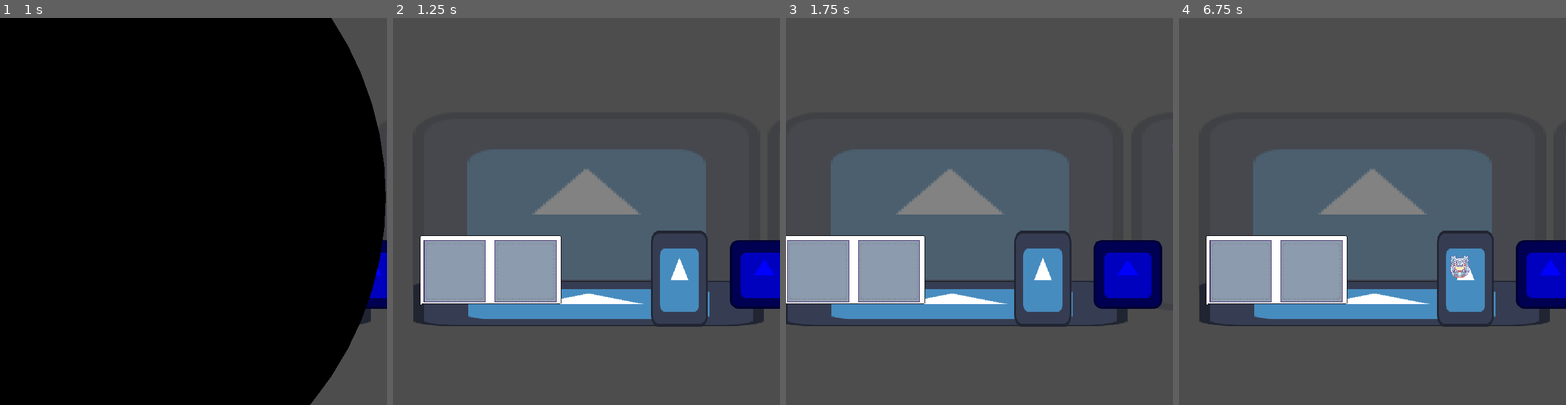
Above: before the commit, frames 1-4 (left to right).
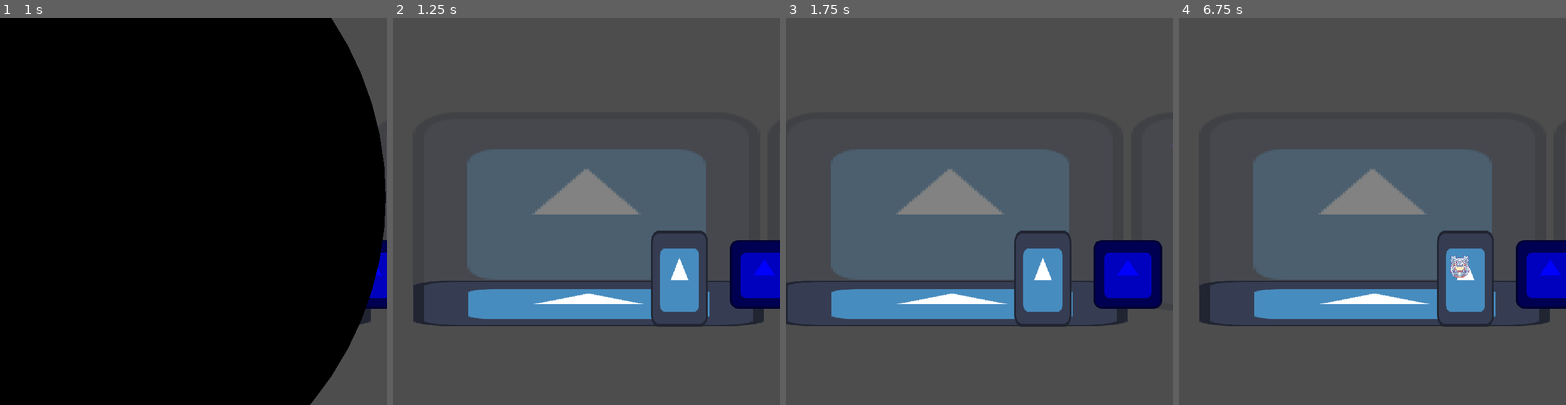
Above: after the commit, the same moments.

Repository: luankaike-code/felpo-jam-2026
Game: Godot game, scene res://scenes/screens/root_game.tscn
Same seed, same stepped clock (60 frames per second), same inputs: the game is played once before the commit and once after it. The engine's default icon, where the game draws it, is replaced by a stand-in: a white triangle on a blue panel in a dark square.
Inputs (mouse positions are in pixels of both pictures, inside the frame that each line leads up to):
- Up to frame 1 (1 s): click (61, 196) at 0.52 s
- Up to frame 2 (1.25 s): no input
- Up to frame 3 (1.75 s): tap Enter (ui_accept) at 1.25, 1.52 s; move the mouse to (1064, 192) at 1.27 s; click (1064, 192) at 1.42 s
- Up to frame 4 (6.75 s): drag from (1295, 230) to (1465, 277) at 2.02 s; tap Enter (ui_accept) at 2.75, 3.5, 4.25, 4.52, 5.75, 6.5 s; move the mouse to (1411, 126) at 2.77 s; click (1411, 126) at 2.92 s; drag from (1279, 254) to (1507, 165) at 3.52 s; move the mouse to (1488, 269) at 4.27 s; click (1488, 269) at 4.42 s; drag from (1256, 153) to (1310, 269) at 5.02 s; move the mouse to (1391, 211) at 5.77 s; click (1391, 211) at 5.92 s; drag from (1504, 265) to (1194, 273) at 6.52 s

Frame 1 is identical in both runs. In frame 2, 6.5% of the frame differs, in the area x 6-44%, y 56-75%; in frame 3, 6.4%; in frame 4, 6.5%.

Commit message:
Upgrade all delivery system

Diff:
--- a/felpojam-2026-game-code/scenes/entitys/character_sprite.tscn
+++ b/felpojam-2026-game-code/scenes/entitys/character_sprite.tscn
@@ -1,18 +1,6 @@
 [gd_scene format=3 uid="uid://bus65tqh6i83b"]
 
 [ext_resource type="Script" uid="uid://dq0ohngooga3a" path="res://scripts/entitys/character_sprite/character_sprite.gd" id="2_wla8a"]
-[ext_resource type="Script" uid="uid://wub57rrl0fhg" path="res://scripts/entitys/character_sprite/stand_character_sprite.gd" id="3_x1y4o"]
-
-[sub_resource type="RectangleShape2D" id="RectangleShape2D_xy4ls"]
-size = Vector2(216, 238)
 
 [node name="CharacterSprite" type="Sprite2D" unique_id=934250755]
 script = ExtResource("2_wla8a")
-
-[node name="StandCharacterSprite" type="Area2D" parent="." unique_id=1424463748]
-script = ExtResource("3_x1y4o")
-metadata/_custom_type_script = "uid://2p33g122efmh"
-
-[node name="CollisionShape2D" type="CollisionShape2D" parent="StandCharacterSprite" unique_id=1077764378]
-position = Vector2(10, -16)
-shape = SubResource("RectangleShape2D_xy4ls")
--- a/felpojam-2026-game-code/scenes/entitys/delivery_bubble/delivery_zone.tscn
+++ b/felpojam-2026-game-code/scenes/entitys/delivery_bubble/delivery_zone.tscn
@@ -4,7 +4,7 @@
 [ext_resource type="Texture2D" uid="uid://di80gb0d2s6mt" path="res://assets/images/paper.png" id="2_d1iex"]
 
 [sub_resource type="RectangleShape2D" id="RectangleShape2D_d1iex"]
-size = Vector2(116, 116)
+size = Vector2(104, 106)
 
 [node name="delivery_zone" type="Area2D" unique_id=1330716735]
 script = ExtResource("1_d1iex")
@@ -12,7 +12,7 @@
 
 [node name="Sprite" type="Sprite2D" parent="." unique_id=856399396]
 modulate = Color(0.5772, 0.65156, 0.78, 1)
-scale = Vector2(1.2, 1.2)
+scale = Vector2(1.1, 1.1)
 texture = ExtResource("2_d1iex")
 
 [node name="CollisionShape2D" type="CollisionShape2D" parent="." unique_id=1485833125]
--- a/felpojam-2026-game-code/scenes/locals/client_local.tscn
+++ b/felpojam-2026-game-code/scenes/locals/client_local.tscn
@@ -29,7 +29,10 @@
 script = ExtResource("5_pp4ci")
 metadata/_custom_type_script = "uid://b22ark22c86p4"
 
-[node name="StateMachine" type="Node" parent="." index="4" unique_id=420485562 node_paths=PackedStringArray("current_state")]
+[node name="DeliveryBubble" parent="." index="4" unique_id=557448253 instance=ExtResource("10_aedb0")]
+position = Vector2(-98, -134)
+
+[node name="StateMachine" type="Node" parent="." index="5" unique_id=420485562 node_paths=PackedStringArray("current_state")]
 script = ExtResource("6_6kv1h")
 current_state = NodePath("ExitClient")
 metadata/_custom_type_script = "uid://c8bo8naw8qjrt"
@@ -45,6 +48,3 @@
 [node name="ExitClient" type="Node" parent="StateMachine" index="2" unique_id=1572576924]
 script = ExtResource("9_geiil")
 metadata/_custom_type_script = "uid://b03mc2du2h6cu"
-
-[node name="DeliveryBubble" parent="." index="5" unique_id=557448253 instance=ExtResource("10_aedb0")]
-position = Vector2(-310, 110)
--- a/felpojam-2026-game-code/scripts/entitys/character_sprite/character_sprite.gd
+++ b/felpojam-2026-game-code/scripts/entitys/character_sprite/character_sprite.gd
@@ -1,15 +1,12 @@
 class_name CharacterSprite extends Sprite2D
 
 var current_character_name: CharacterData.names
-@onready var stand_character_sprite := $StandCharacterSprite as StandCharacterSprite
 
 signal entered
 signal exited
-signal receive_parchments(parchments: Array[ParchmentObj])
 
 func _ready() -> void:
 	modulate = Color(0, 0, 0, 0)
-	stand_character_sprite.receives_parchments.connect(receive_parchments.emit)
 
 func enter(character_name: CharacterData.names):
 	var tween := get_tree().create_tween()
@@ -24,7 +21,3 @@
 	var tween := get_tree().create_tween()
 	tween.tween_property(self, "modulate", Color(0, 0, 0, 0), 1).set_ease(Tween.EASE_IN)
 	tween.tween_callback(exited.emit)
-	tween.tween_callback(func(): texture = null)
-
-func toogle_area_actived(state: bool):
-	stand_character_sprite.is_actived = state
--- a/felpojam-2026-game-code/scripts/entitys/character_sprite/stand_character_sprite.gd
+++ /dev/null
@@ -1,18 +0,0 @@
-class_name StandCharacterSprite extends Stand
-
-signal receives_parchments(parchments: Array[ParchmentObj])
-
-var is_actived = false
-var parchments: Array[ParchmentObj]
-
-func place_item(item: Node2D) -> bool:
-	if item is Paper && item.runes.size() > 0 && is_actived:
-		parchments.push_back(item.data)
-		receives_parchments.emit(parchments)
-
-		item.is_draggable = false
-		var tween := get_tree().create_tween()
-		tween.tween_property(item, "scale", Vector2.ZERO, 0.2)
-		tween.tween_callback(item.queue_free)
-		return true
-	return false
--- a/felpojam-2026-game-code/scripts/entitys/delivery_bubble/delivery_bubble.gd
+++ b/felpojam-2026-game-code/scripts/entitys/delivery_bubble/delivery_bubble.gd
@@ -3,11 +3,33 @@
 var packed_delivery_zone := preload("res://scenes/entitys/delivery_bubble/delivery_zone.tscn") as PackedScene
 @onready var bubble := $Bubble as NinePatchRect
 
+signal all_fields_filled()
+
 var delivery_zones: Array[DeliveryZone]
 var delivery_zone_gap := 1
 
+func _ready() -> void:
+	scale = Vector2.ZERO
+
+func close():
+	if scale == Vector2.ZERO:
+		return
+	remove_delivery_zones()
+
+	fix_all_papers()
+	var tween = get_tree().create_tween()
+	tween.tween_property(self, "scale", Vector2.ZERO, 0.2)
+
+func open():
+	if scale == Vector2.ONE:
+		return
+
+	var tween = get_tree().create_tween()
+	tween.tween_property(self, "scale", Vector2.ONE, 0.2)
+
 func add_delivery_zone():
 	var delivery_zone := packed_delivery_zone.instantiate() as DeliveryZone
+	delivery_zone.receive_paper.connect(_all_fields_was_filled)
 
 	add_child(delivery_zone)
 
@@ -16,15 +38,20 @@
 	delivery_zone.position.x = pos + dz_size.x/2
 	delivery_zones.push_back(delivery_zone)
 
-	resize_bubble(dz_size)
+	_resize_bubble(dz_size)
 
-func resize_bubble(dz_size: Vector2):
+func _all_fields_was_filled():
+	var fields_content = get_fields_content()
+	if fields_content:
+		all_fields_filled.emit()
+
+func _resize_bubble(dz_size: Vector2):
 	bubble.size.x = ((dz_size.x + delivery_zone_gap) * delivery_zones.size())
 	bubble.size.y = dz_size.y if dz_size.y > bubble.size.y else bubble.size.y
 	bubble.position.y = bubble.size.y / -2
 
 func get_fields_content() -> Array[ParchmentObj]:
-	var parchments: Array
+	var parchments: Array[ParchmentObj]
 	for dz in delivery_zones:
 		var parchment := dz.get_parchment()
 
@@ -33,9 +60,13 @@
 
 	return parchments
 
+func fix_all_papers():
+	for dz in delivery_zones:
+		dz.fix_paper()
+
 func remove_delivery_zones():
 	for dz in delivery_zones:
-		dz.queue_free()
+		dz.remove()
 
 	delivery_zones = []
-	resize_bubble(Vector2.ZERO)
+	_resize_bubble(Vector2.ZERO)
--- a/felpojam-2026-game-code/scripts/entitys/delivery_bubble/delivery_zone.gd
+++ b/felpojam-2026-game-code/scripts/entitys/delivery_bubble/delivery_zone.gd
@@ -4,13 +4,24 @@
 
 var current_paper: Paper
 
+signal receive_paper
+
 func place_item(item: Node2D) -> bool:
-	if item is Paper:
+	if item is Paper && !current_paper:
 		item.global_position = global_position
 		item.start_drag.connect(_on_start_drag)
 		current_paper = item
+		receive_paper.emit()
 		return true
 	return false
+
+func remove():
+	if current_paper:
+		current_paper.queue_free()
+	queue_free()
+
+func fix_paper():
+	current_paper.is_draggable = false
 
 func _on_start_drag():
 	current_paper.start_drag.disconnect(_on_start_drag)
--- a/felpojam-2026-game-code/scripts/locals/client_local.gd
+++ b/felpojam-2026-game-code/scripts/locals/client_local.gd
@@ -6,16 +6,24 @@
 @onready var delivery_bubble := $DeliveryBubble as DeliveryBubble
 
 var current_client_order_index: int
-var current_character_name: CharacterData.names
-var current_speech_name: SpeechsData.names
-var client: ClientObj
+var current_client_data: ClientObj
 
-func _ready() -> void:
-	delivery_bubble.add_delivery_zone()
-	delivery_bubble.add_delivery_zone()
+func new_client():
+	var client_name := ClientData.order[current_client_order_index]
+	current_client_data = ClientData.client[client_name]
+
+	state_machine.change_state("NewClient")
+
+func open_delivery_bubble():
+	delivery_bubble.open()
+	for i in OrdersData.orders[current_client_data.order].parchments:
+		delivery_bubble.add_delivery_zone()
+
+func close_delivery_bubble():
+	delivery_bubble.close()
 
 @warning_ignore("unused_parameter")
 func _unhandled_input(event: InputEvent) -> void:
 	if Input.is_action_just_pressed("ui_copy"):
 		if state_machine.current_state.name == "ExitClient":
-			state_machine.change_state("NewClient")
+			new_client()
--- a/felpojam-2026-game-code/scripts/states/client_local/exit_client.gd
+++ b/felpojam-2026-game-code/scripts/states/client_local/exit_client.gd
@@ -7,9 +7,10 @@
 	host = host_
 	var pos := host.character_sprite.global_position
 
-	var order = OrdersData.orders[host.client.order]
-	var o := OrderObj.new(host.character_sprite.stand_character_sprite.parchments)
+	var order = OrdersData.orders[host.current_client_data.order]
+	var o := OrderObj.new(host.delivery_bubble.get_fields_content())
 	order_quality =  Calc.calc_order_obj_proximity(order, o)
+	host.close_delivery_bubble()
 
 	var client_name := ClientData.order[host.current_client_order_index]
 	var results := ClientData.client_result[client_name]
--- a/felpojam-2026-game-code/scripts/states/client_local/idle_client.gd
+++ b/felpojam-2026-game-code/scripts/states/client_local/idle_client.gd
@@ -2,25 +2,19 @@
 
 var host: ClientLocal
 var order: OrderObj
-var is_current_state := false
+var already_connect_with_delivery_bubble := false
 
 func enter(host_) -> void:
-	is_current_state = true
 	host = host_
-	host.character_sprite.toogle_area_actived(true)
-	order = OrdersData.orders[host.client.order]
+	order = OrdersData.orders[host.current_client_data.order]
+	host.open_delivery_bubble()
 
-	if !host.character_sprite.receive_parchments.is_connected(_on_receive_parchments):
-		host.character_sprite.receive_parchments.connect(_on_receive_parchments)
+	if !already_connect_with_delivery_bubble:
+		host.delivery_bubble.all_fields_filled.connect(_on_receive_parchments)
+		already_connect_with_delivery_bubble = true
 
-func _on_receive_parchments(parchment_runes: Array[ParchmentObj]):
-	if parchment_runes.size() == order.parchments.size():
-		to_exit_client()
+func _on_receive_parchments():
+	to_exit_client()
 
 func to_exit_client():
-	if is_current_state:
-		change_state.emit("ExitClient")
-
-func exit() -> void:
-	is_current_state = false
-	host.character_sprite.toogle_area_actived(false)
+	change_state.emit("ExitClient")
--- a/felpojam-2026-game-code/scripts/states/client_local/new_client.gd
+++ b/felpojam-2026-game-code/scripts/states/client_local/new_client.gd
@@ -1,28 +1,26 @@
 extends State
 
 var host: ClientLocal
+var already_connect_with_character_sprite := false
 
 func enter(host_) -> void:
 	host = host_
 
-	if !host.character_sprite.entered.is_connected(start_dialog):
+	if !already_connect_with_character_sprite:
 		host.character_sprite.entered.connect(start_dialog)
+		already_connect_with_character_sprite = true
 
-	var client_name := ClientData.order[host.current_client_order_index]
-	host.client = ClientData.client[client_name]
-
-	host.current_speech_name = host.client.speech
 	Sound.play_sound(SoundData.names.open_door, func():
 		Sound.play_sound(SoundData.names.close_door)
 		Sound.play_sound(SoundData.names.little_bell).add_event(0.2, enter_client)
 	)
 
 func enter_client():
-	host.character_sprite.enter(host.client.character_name)
+	host.character_sprite.enter(host.current_client_data.character_name)
 
 func start_dialog():
-	var speech := SpeechsData.speechs[host.client.speech]
-	var pos := host.character_sprite.global_position
+	var speech := SpeechsData.speechs[host.current_client_data.speech]
+	var pos := host.delivery_bubble.global_position
 	var speech_bubble := host.speech_bubble_manager.create_speech_bubble(speech, pos)
 	speech_bubble.finish_all_dialogs.connect(to_idle_client)
 
Not shown, removed: felpojam-2026-game-code/scripts/entitys/character_sprite/stand_character_sprite.gd.uid
